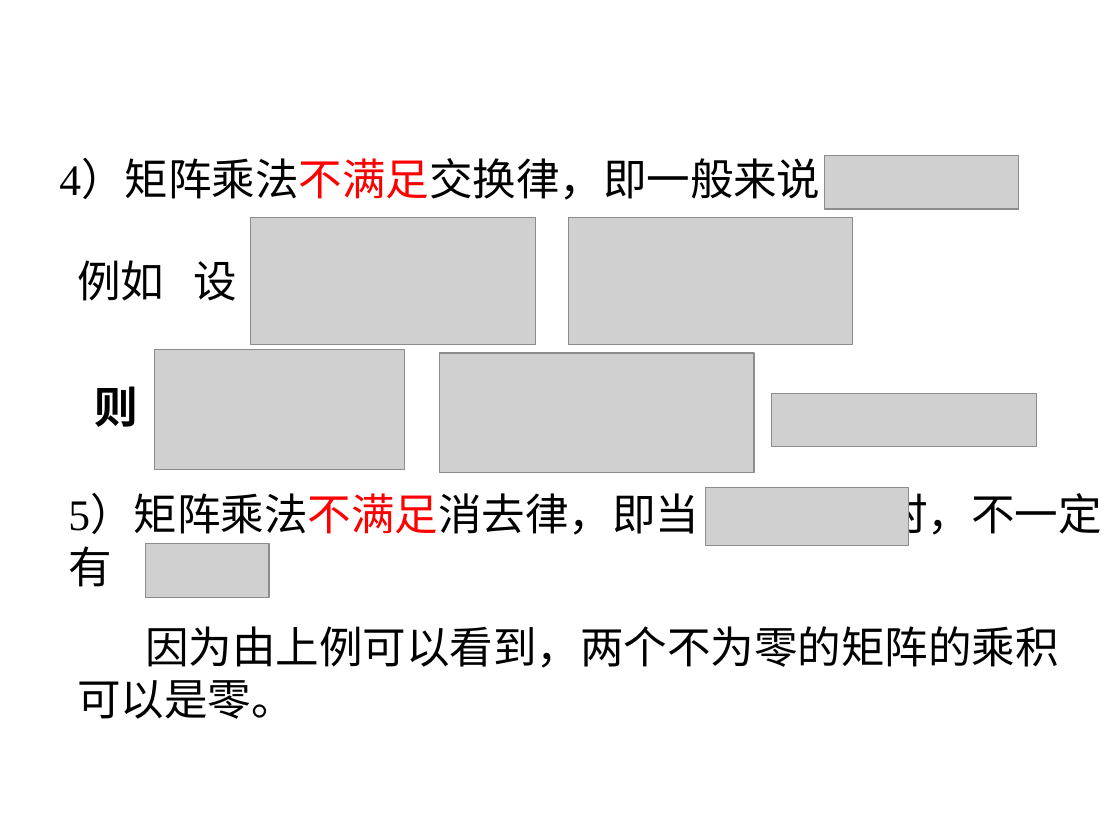
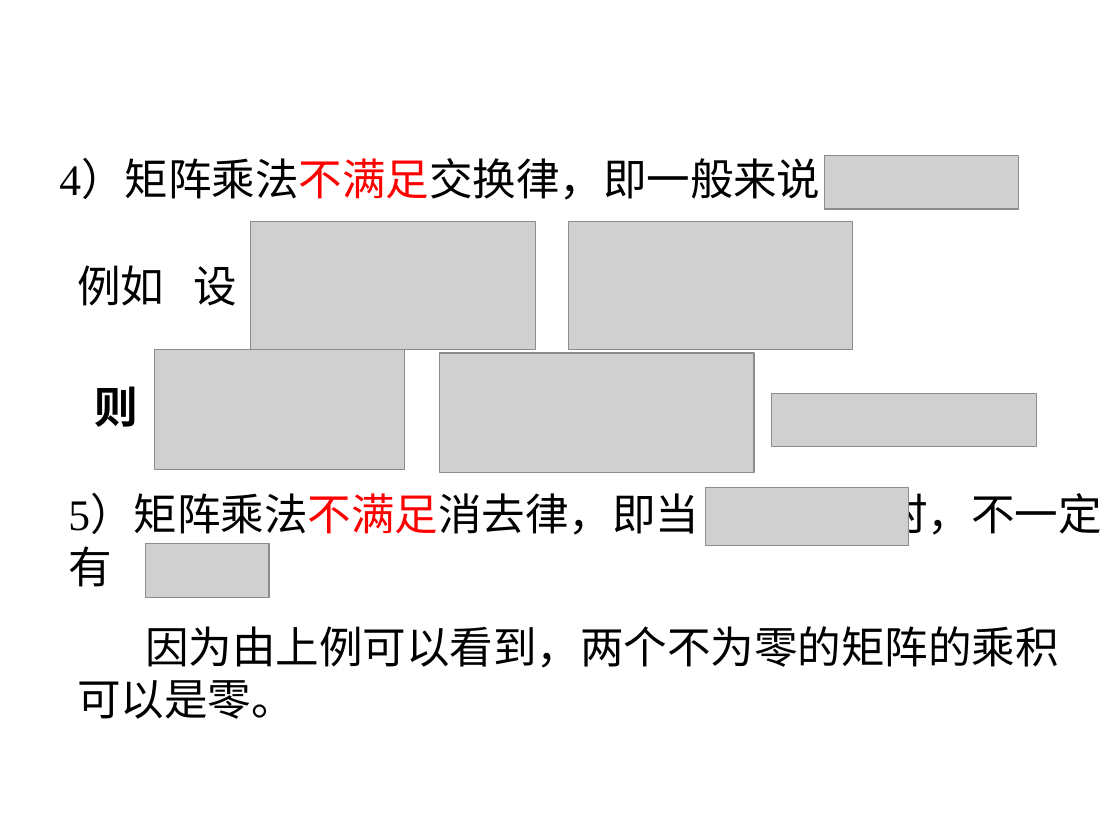
Before and after one commit to zhangbiaomath/zhangbiaomath.github.io, a slide deck: slide 28 of teaching/gaodai/ch4/高等代数第4章-矩阵.pptx. Drawn at 1120x840 pixels with LibreOffice and Linux fonts; fonts in the diff are those of the drawing; grey boxes stand for pictures. Boxes give left, top, right and bottom in pixels: in the first picture for what was removed or moved away, otherwise in the second. Text is boxed around its words. In the diff, an @@ line names an element or a change of style, - is before the commit and + after.

```diff
--- a/teaching/gaodai/ch4/高等代数第4章-矩阵.pptx
+++ b/teaching/gaodai/ch4/高等代数第4章-矩阵.pptx
@@ 2 pictures, 1 text: place and size @@
-2 pictures, 1 text at (77,217,852,345)
+2 pictures, 1 text at (77,222,852,349)
```
Also in this commit, not shown: 4 other files.
